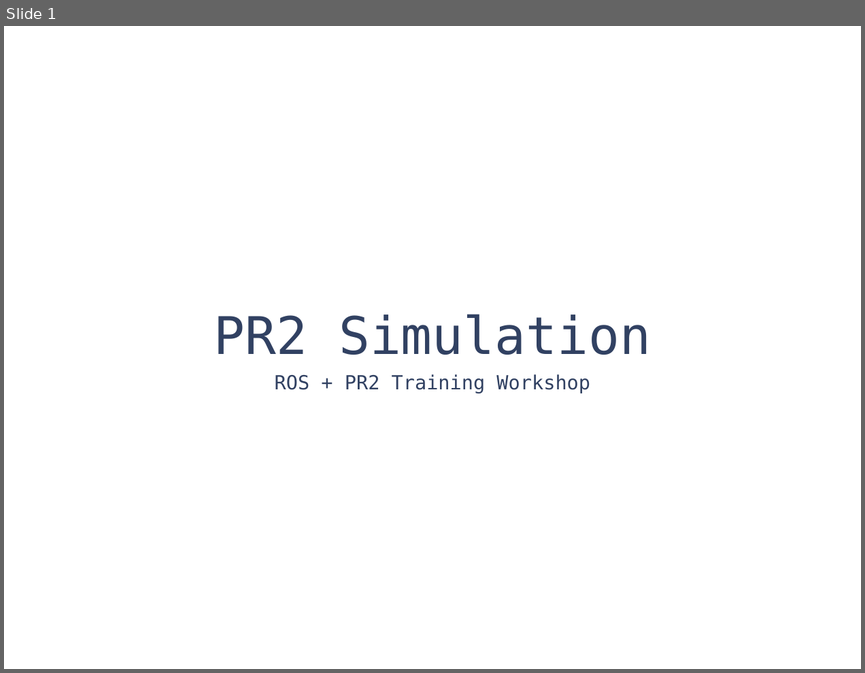
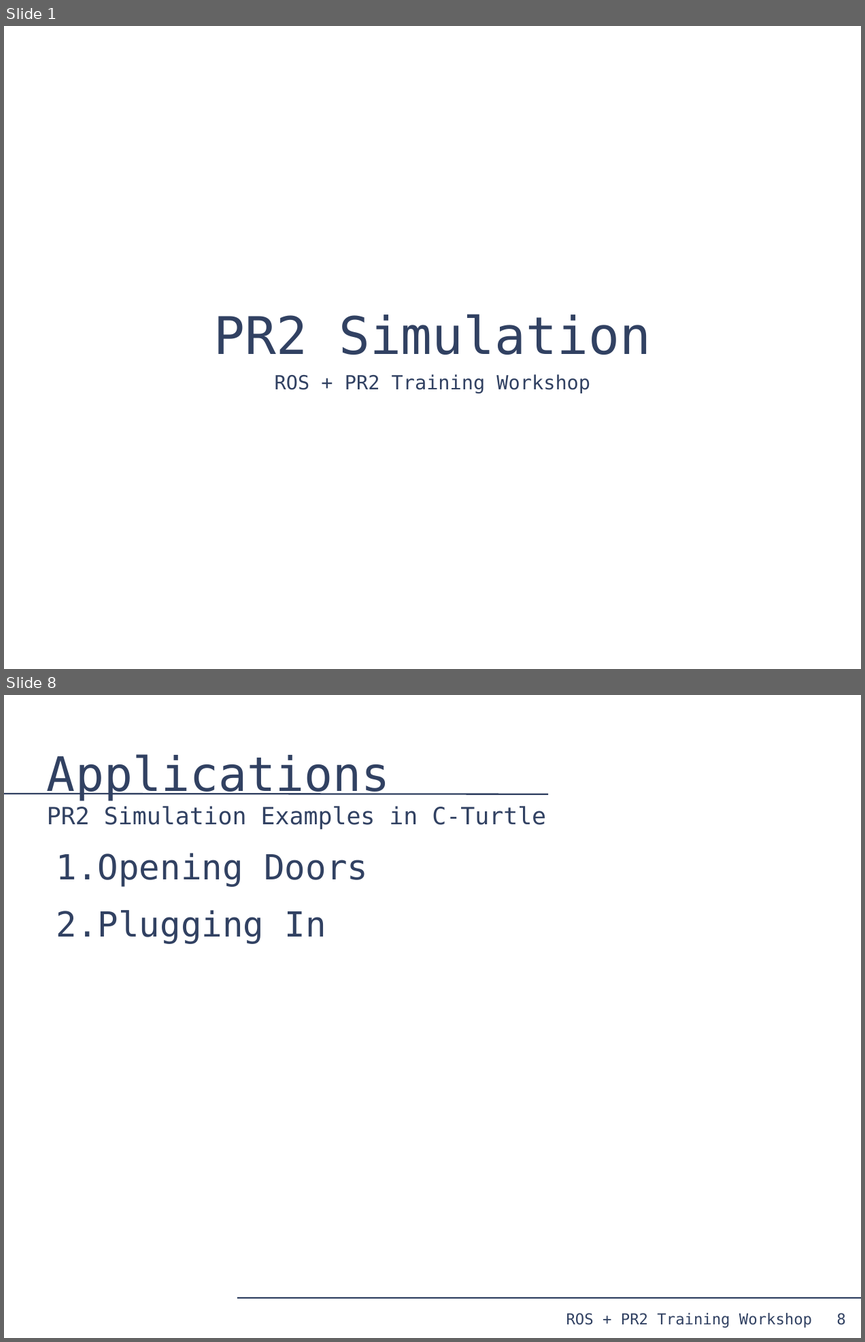
Before and after one commit to PR2/pr2_docs, a slide deck: pr2_training_workshop/simulation/simulation_training_workshop.odp. Shown one above the other, each under a label of ours: slide 1 before the commit, slides 1 and 8 after it; the slides between them are not shown. The pictures are 865x673 and 865x1342 pixels, drawn with LibreOffice and Linux fonts; fonts in the diff are those of the drawing. Boxes give left, top, right and bottom in pixels: in the first picture for what was removed or moved away, otherwise in the second. Text is boxed around its words. In the diff, an @@ line names an element or a change of style, - is before the commit and + after.

```diff
--- a/pr2_training_workshop/simulation/simulation_training_workshop.odp
+++ b/pr2_training_workshop/simulation/simulation_training_workshop.odp
@@ slide 8 added at (4, 695, 861, 1338), background #FFFFFF @@
@@ title added at (47, 754, 546, 830), 22 pt, text #314162 @@
+Applications
+PR2 Simulation Examples in C-Turtle
@@ line added from (4, 794) to (548, 794), #314162 1.45 pt @@
@@ text added at (56, 853, 368, 944), 32 pt, text #314162 @@
+1. Opening Doors
+2. Plugging In
@@ line added from (237, 1297) to (861, 1297), #314162 1.45 pt @@
@@ text added at (566, 1312, 812, 1327), 14 pt, text #314162 @@
+ROS + PR2 Training Workshop
@@ page number added at (836, 1312, 845, 1325), 14 pt, text #314162 @@
+8
```
Also in this commit, not shown: 7 other slides added, 32 slides removed, 3 other files.
